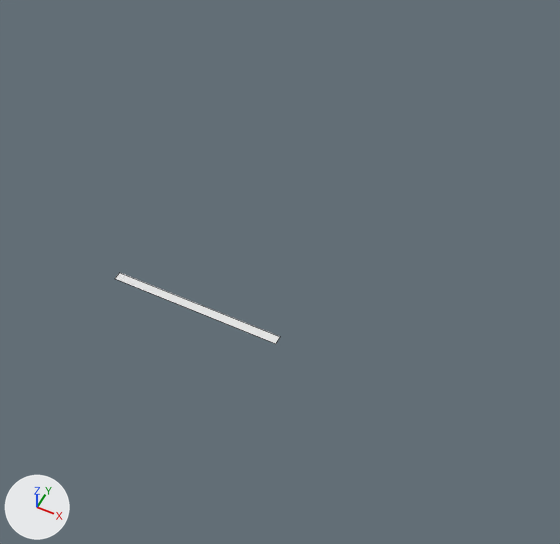
What one commit did to the Blender file floorplan.blend.
Camera for both pictures: a 50 mm lens placed at (0.93, -12.28, 11.34), pointed at (-3.27, -3.88, 0.84). The axes (+X, +Y, +Z) are drawn at lower left. The lights are the same throughout. Mesh edges are drawn as thin lines.
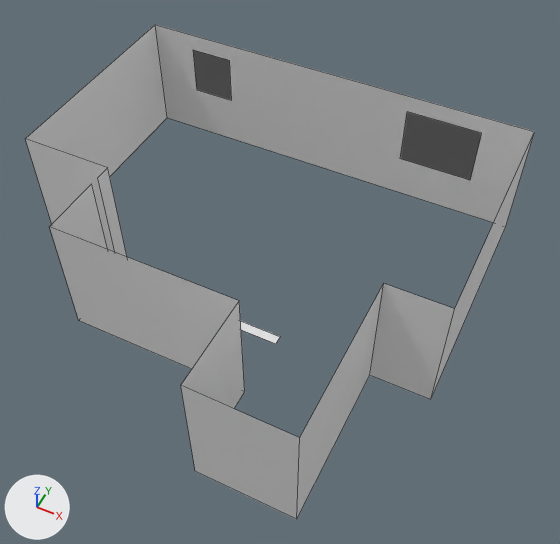
Changed parts and their boxes [x1, y1, x2, y2] in the pictures (560 x 544 px):
```json
{"object": "Main Floor", "change": "added", "after": [25, 25, 535, 520]}
{"object": "Window", "change": "added", "after": [401, 113, 481, 180]}
{"object": "Window.002", "change": "added", "after": [193, 50, 231, 100]}
{"object": "Plane", "change": "unchanged, covered by the edit", "before": [115, 273, 280, 344], "after": [240, 321, 280, 344]}
```

Scene script edits in JSON lines:
```json
{"op": "add", "block": "me_plane_010", "code": ["me_plane_010 = bpy.data.meshes.new('Plane.010')", "me_plane_010.from_pydata(...)  # 28 vertices, 12 faces, 3 loose edges; spans x -8.2..0.0, y -7.62..0.0, z 0.0..2.45"]}
{"op": "add", "block": "me_plane_009", "code": ["me_plane_009 = bpy.data.meshes.new('Plane.009')", "me_plane_009.from_pydata([(-7.296, 0.0, 2.089), (-6.407, 0.0, 2.089), (-7.296, 0.0, 1.073), (-6.407, 0.0, 1.073)], [], [(0, 1, 3, 2)])"]}
{"op": "add", "block": "me_plane_007", "code": ["me_plane_007 = bpy.data.meshes.new('Plane.007')", "me_plane_007.from_pydata([(-0.927, 0.0, 0.902), (-2.426, 0.0, 0.902), (-0.927, 0.0, 2.089), (-2.426, 0.0, 2.089)], [], [(0, 1, 3, 2)])"]}
{"op": "add", "block": "ob_main_floor", "code": ["ob_main_floor = bpy.data.objects.new('Main Floor', me_plane_010)", "ob_main_floor.location = (0.0, 0.0, 0.0)"]}
{"op": "add", "block": "ob_window_002", "code": ["ob_window_002 = bpy.data.objects.new('Window.002', me_plane_009)", "ob_window_002.location = (0.0, 0.0, 0.0)"]}
{"op": "add", "block": "ob_window", "code": ["ob_window = bpy.data.objects.new('Window', me_plane_007)", "ob_window.location = (0.0, 0.0, 0.0)"]}
```
